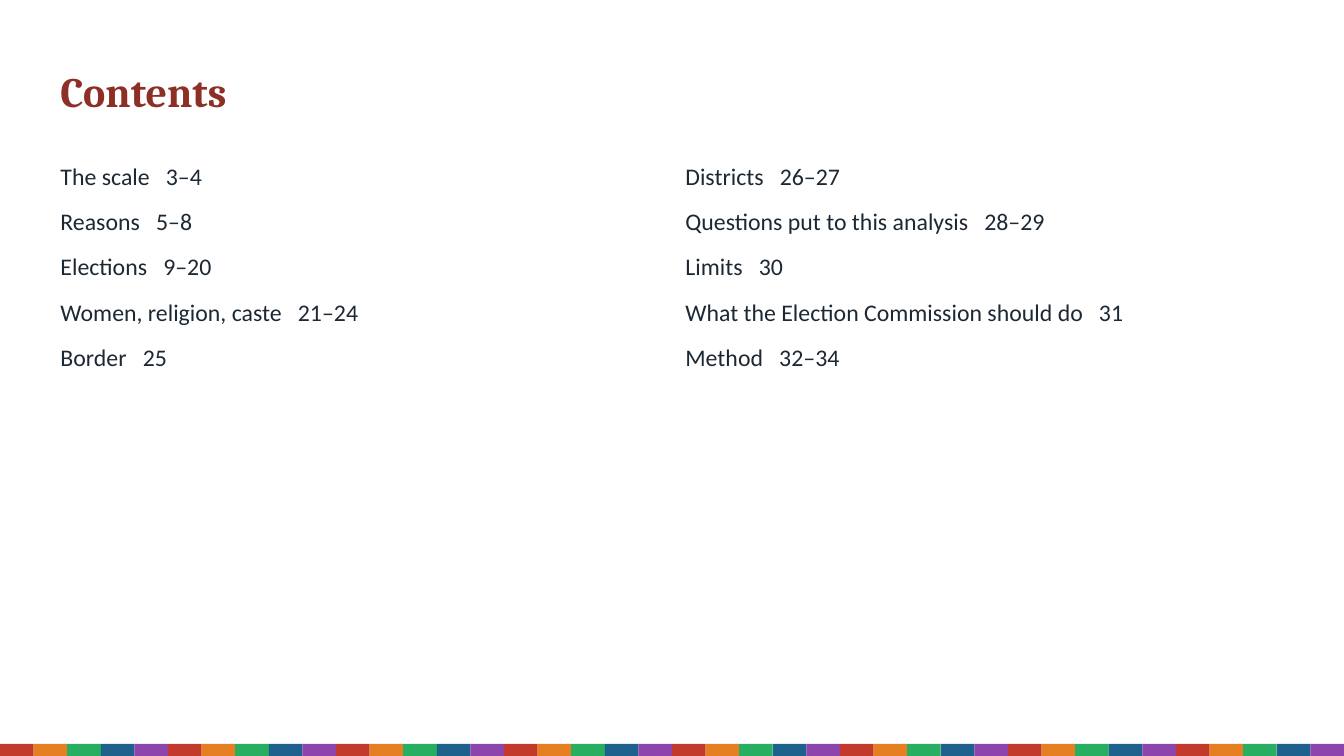
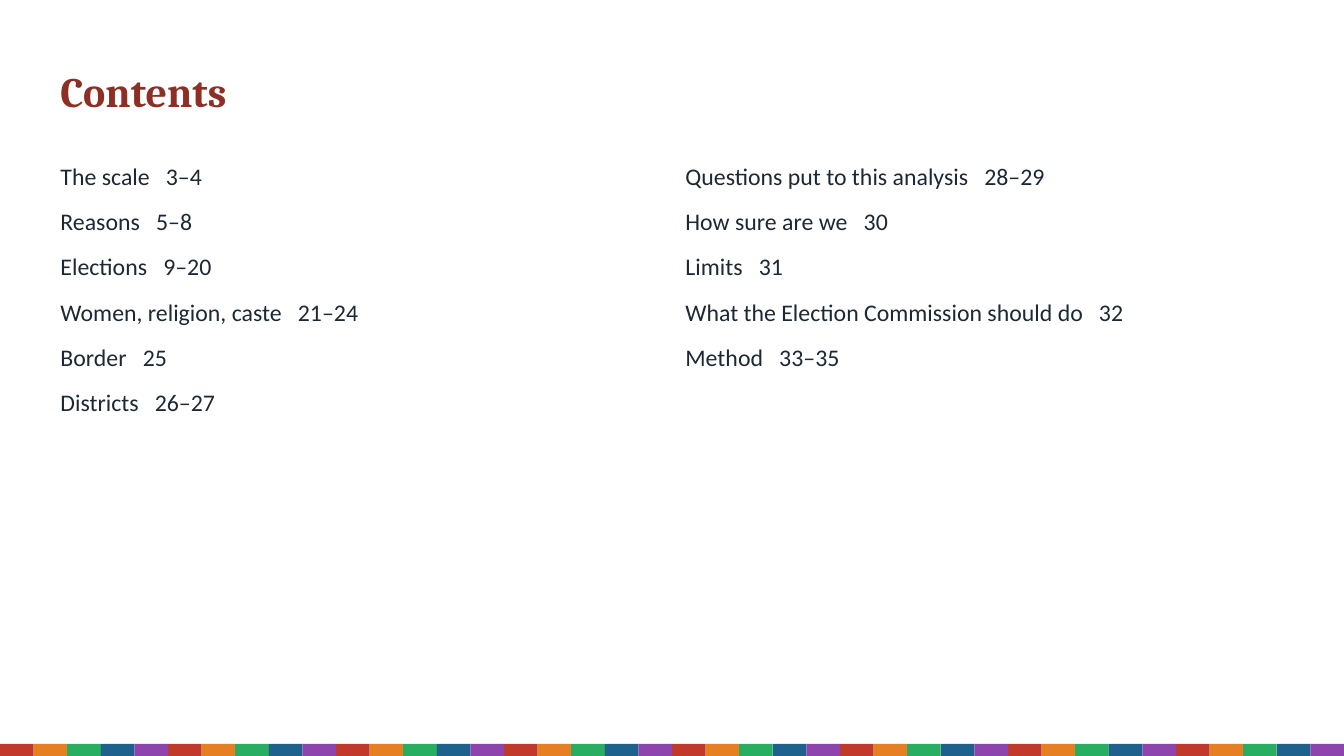
Before and after one commit to Varnasr/INDIA-DATA, a slide deck: slide 2 of reports/bihar-sir-2025-deck.pptx. Drawn at 1344x756 pixels with LibreOffice and Linux fonts; fonts in the diff are those of the drawing. Boxes give left, top, right and bottom in pixels: in the first picture for what was removed or moved away, otherwise in the second. Text is boxed around its words. In the diff, an @@ line names an element or a change of style, - is before the commit and + after.

```diff
--- a/reports/bihar-sir-2025-deck.pptx
+++ b/reports/bihar-sir-2025-deck.pptx
@@ text at bbox=[685, 168, 840, 185]: paragraph removed @@
-Districts 26–27
@@ text at bbox=[685, 214, 1123, 366]: text changed @@
-Limits 30
-What the Election Commission should do 31
-Method 32–34
+How sure are we 30
+Limits 31
+What the Election Commission should do 32
+Method 33–35
@@ text at bbox=[60, 394, 215, 411]: paragraph added @@
+Districts 26–27
```
Also in this commit, not shown: 5 other slides changed, 1 slide added, 28 other files.
